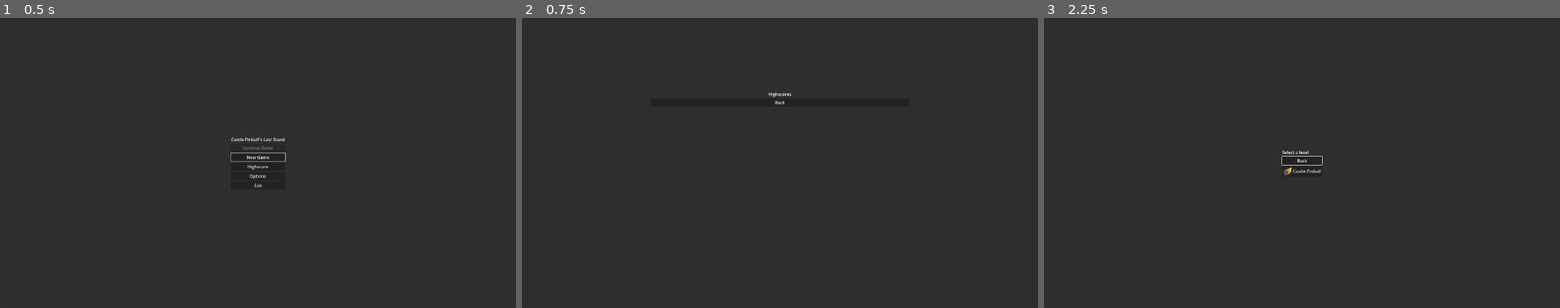
Above: before the commit, frames 1-3 (left to right).
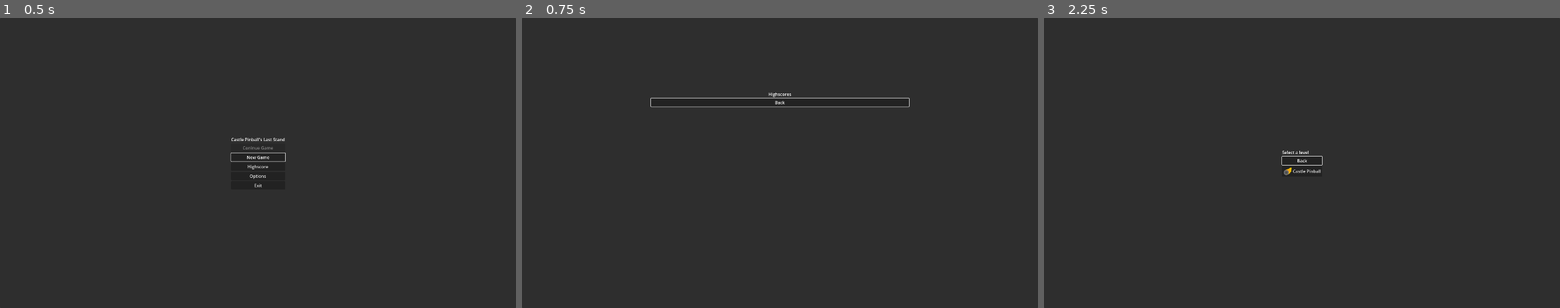
Above: after the commit, the same moments.

Repository: bKalbitz/Castle-Pinballs-Last-Stand
Game: Godot game, scene res://root.tscn
Same seed, same stepped clock (60 frames per second), same inputs: the game is played once before the commit and once after it.
Inputs:
- Up to frame 1 (0.5 s): no input
- Up to frame 2 (0.75 s): click "Highscore" at 0.5 s
- Up to frame 3 (2.25 s): click "Back" at 1.25 s; click "New Game" at 2 s

Frame 1 is identical in both runs. In frame 2, 0.5% of the frame differs, in the area x 24-76%, y 27-31%; in frame 3, nothing differs.

Commit message:
make highscore menu navigable by controller - TODO add virtual keyboard for player name input

Diff:
--- a/scenes/Menu/high_scores_panel.gd
+++ b/scenes/Menu/high_scores_panel.gd
@@ -19,6 +19,7 @@
 	show()
 	$VBoxContainer/SubmitVBoxContainer.hide()
 	$VBoxContainer/BackButton.show()
+	$VBoxContainer/BackButton.grab_focus.call_deferred()
 	loadScores()
 	renderScore()
 
@@ -48,6 +49,7 @@
 	if isHighScore(score):
 		$VBoxContainer/SubmitVBoxContainer/NameLineEdit.show()
 		$VBoxContainer/SubmitVBoxContainer/SubmitButton.show()
+		$VBoxContainer/SubmitVBoxContainer/NameLineEdit.grab_focus.call_deferred()
 		$VBoxContainer/BackButton.hide()
 		submittedScore = score
 		submittedLevel = levelName
@@ -56,6 +58,7 @@
 		$VBoxContainer/SubmitVBoxContainer/NameLineEdit.hide()
 		$VBoxContainer/SubmitVBoxContainer/SubmitButton.hide()
 		$VBoxContainer/BackButton.show()
+		$VBoxContainer/BackButton.grab_focus.call_deferred()
 		submittedScore = 0
 		submittedLevel = ""
 
@@ -96,6 +99,7 @@
 	SimpleSettings.save()
 	renderScore()
 	$VBoxContainer/BackButton.show()
+	$VBoxContainer/BackButton.grab_focus.call_deferred()
 
 func _on_back_button_pressed() -> void:
 	backToMenu.emit()
